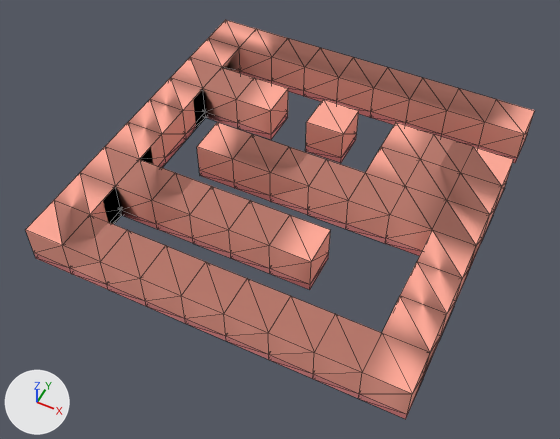
The OBJ model assets/maps/rebuilt/map2.obj: old version first, new version second.
Both versions are drawn from a 50 mm camera at (5.53, -12.04, 13.9) aimed at (-0.08, -0.82, -0.13). The lights are fixed; the arrows at lower left show +X, +Y and +Z. Mesh edges are drawn as thin lines. Where no turn or scale is listed for an object, it has been applied to the vertices.

Names of what the first picture shows: 'map2'.
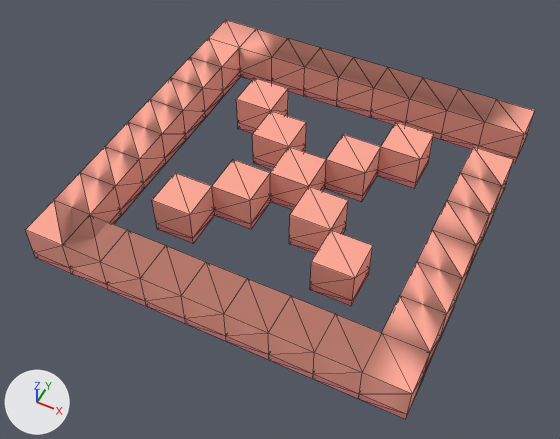
Edits to the bpy script that builds the scene:
```text
Change me_map2:
    used by ob_map2; location = (0.0, 0.0, 0.0)
    remove me_map2.from_pydata(...)  # 294 vertices, 980 faces; spans x -4.5..4.5, y -4.5..4.5, z 0.0..1.0
    add me_map2.from_pydata(...)  # 276 vertices, 800 faces; spans x -4.5..4.5, y -4.5..4.5, z 0.0..1.0
    me_map2 part 1
    24 vertices are removed from x -2.5..2.5, y -2.5..2.5, z 0.0..1.0
    280 faces are deleted
    6 new vertices lie (1.0, 0.0, 0.0) away from vertices in x 1.5, y -2.5..-1.5, z 0.0..1.0
    50 new faces join them, mat_bricksdark_clone (pink #f18e8e)
    50 new faces join them, mat_bricks_clone (pink #ffa896)
```

Boxes (x1, y1, x2, y2) around the edits, measured in the pictures (560 x 439 px):
part 1 of me_map2, cut back
    before: (115, 67, 473, 290)
    after: (212, 111, 381, 306)
